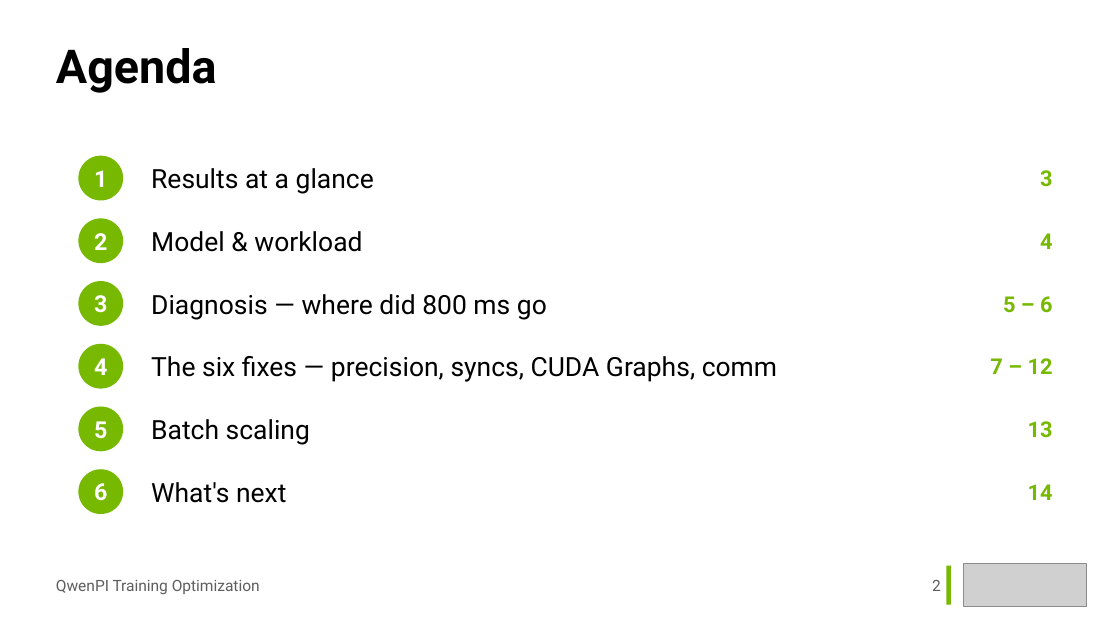
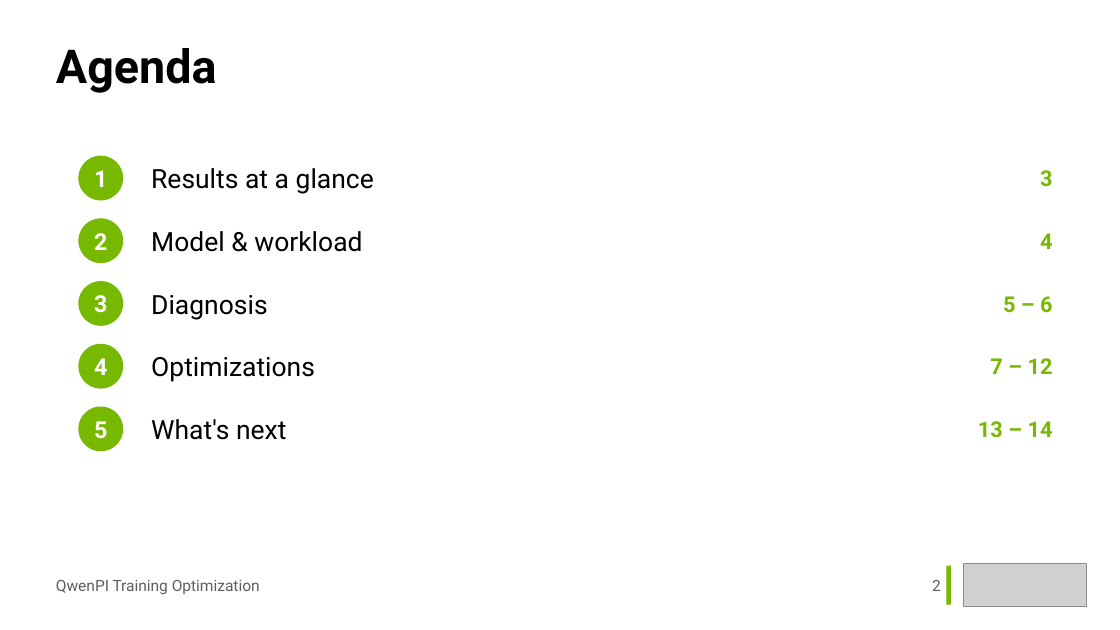
Before and after one commit to Holworth/starVLA, a slide deck: slide 2 of docs/slides/qwenpi-optimization.pptx. Drawn at 1120x630 pixels with LibreOffice and Linux fonts; fonts in the diff are those of the drawing; grey boxes stand for pictures. Boxes give left, top, right and bottom in pixels: in the first picture for what was removed or moved away, otherwise in the second. Text is boxed around its words. In the diff, an @@ line names an element or a change of style, - is before the commit and + after.

Commit message:
docs(slides): simplify agenda to five items

```diff
--- a/docs/slides/qwenpi-optimization.pptx
+++ b/docs/slides/qwenpi-optimization.pptx
@@ text at bbox=[151, 295, 268, 320]: text changed @@
-Diagnosis — where did 800 ms go
+Diagnosis
@@ text at bbox=[151, 357, 315, 382]: text changed @@
-The six fixes — precision, syncs, CUDA Graphs, comm
+Optimizations
@@ text "What's next": place and size @@
-text "What's next" at bbox=[151, 482, 286, 503]
+text "What's next" at bbox=[151, 419, 286, 440]
@@ text removed at bbox=[151, 419, 310, 445] @@
-Batch scaling
@@ text at bbox=[978, 421, 1053, 438]: text changed @@
-13
+13 – 14
@@ ellipse removed at bbox=[78, 469, 123, 514] @@
@@ text removed at bbox=[94, 483, 107, 501] @@
-6
@@ text removed at bbox=[1028, 484, 1053, 500] @@
-14
```
Also in this commit, not shown: 1 other file.
